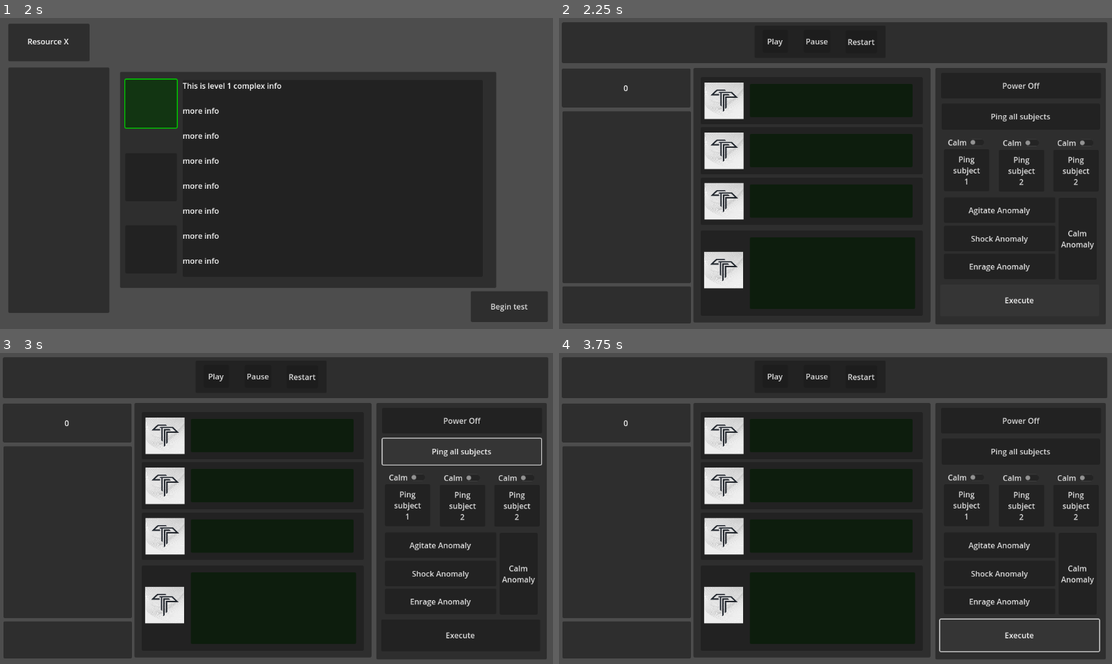
Above: before the commit, frames 1-4 (two rows, left to right).
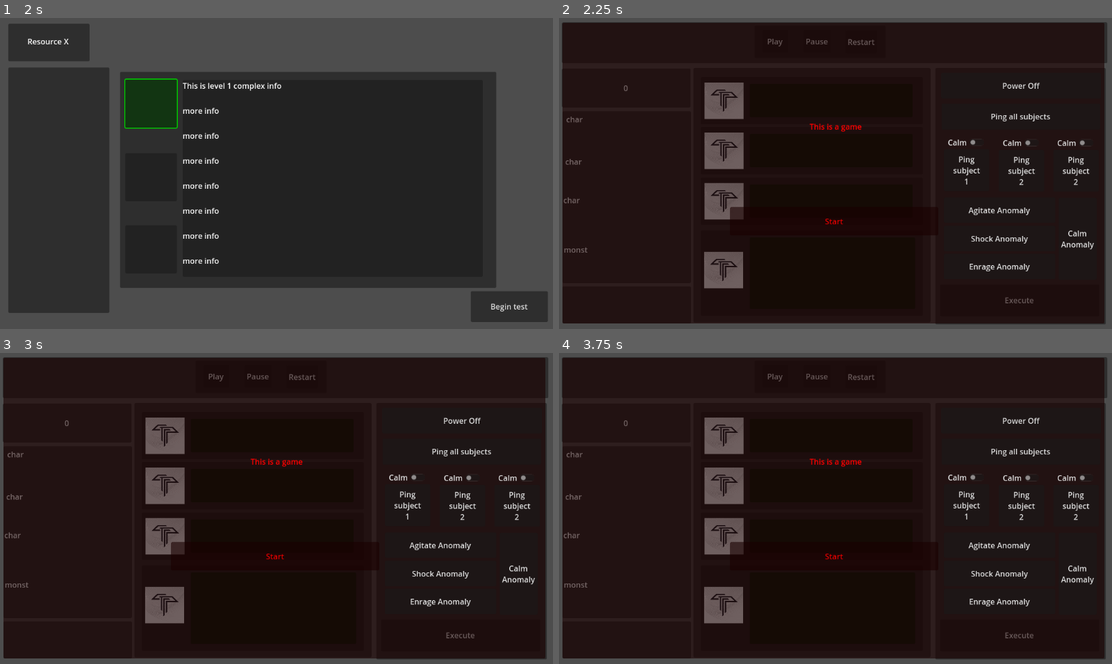
Above: after the commit, the same moments.

Repository: andrewpressman/MonsterManagement
Game: Godot game, scene res://Level Select/Level Select Screen.tscn
The game is run twice, just before and just after one commit, with the same random seed, the same clock (stepped at 60 frames per second) and the same inputs. Sound files missing from this copy of the repository are replaced by a short silence.
Inputs (mouse positions are in pixels of both pictures, inside the frame that each line leads up to):
- Up to frame 1 (2 s): click (149, 176) at 0.5 s; click (149, 105) at 1.25 s
- Up to frame 2 (2.25 s): click "Begin test" at 2 s
- Up to frame 3 (3 s): click "Ping all subjects" at 2.75 s
- Up to frame 4 (3.75 s): click "Execute" at 3.5 s

Frame 1 is identical in both runs. In frame 2, 54% of the frame differs, in the area x 0-99%, y 1-99%; in frame 3, 53%; in frame 4, 54%.

Commit message:
Changed actions to use global variables / balance & bug fixes

Diff:
--- a/Actions.gd
+++ b/Actions.gd
@@ -19,10 +19,15 @@
 var Char2Type : Button
 var Char3Trigger : Button
 var Char3Type : Button
+var AllCharTrigger : Button
 
 var executeButton: Button
 
 var selectedButton: Button  # Stores the currently selected button
+
+#Global Variables
+var IncreaseRate : int
+var DecreaseRate : int
 
 func _ready():
 	Agitate1Button = $Monster/Agitate1
@@ -41,6 +46,10 @@
 	Char2Type = $Environment/Char2Ping/PingType
 	Char3Trigger = $Environment/Char3Ping/PingTrigger
 	Char3Type = $Environment/Char3Ping/PingType
+	AllCharTrigger = $Environment/PingAll
+
+	IncreaseRate = GlobalVariables.IncreaseRate
+	DecreaseRate = GlobalVariables.DecreaseRate
 
 	GameController = get_parent()
 	# Initially, no button is selected
@@ -58,7 +67,7 @@
 	if clear:
 		selectedButton = null
 
-	for button in [Agitate1Button, Agitate2Button, Agitate3Button, CalmButton, PowerOnButton, PowerOffButton, Char1Trigger, Char2Trigger, Char3Trigger]:
+	for button in [Agitate1Button, Agitate2Button, Agitate3Button, CalmButton, PowerOnButton, PowerOffButton, Char1Trigger, Char2Trigger, Char3Trigger, AllCharTrigger]:
 		if button != selectedButton:
 			button.modulate = Color(1, 1, 1)  # Reset color
 
@@ -89,58 +98,64 @@
 func _on_Char3Trigger_pressed():
 	update_button_selection(Char3Trigger)
 
+func _on_AllCharTrigger_pressed():
+	update_button_selection(AllCharTrigger)
+
 # Callback when the "Execute" button is pressed
 func _on_execute_button_pressed():
 	if selectedButton == Agitate1Button:
-		# Increment Character1, Character2, and Character3 by 1, and decrement Monster by 1
-		GameController.UpdateStatus(1,1,1,1)
+		# ncrease all leveles at lowest rate
+		GameController.UpdateStatus(IncreaseRate,IncreaseRate,IncreaseRate,IncreaseRate)
 
 	if selectedButton == Agitate2Button:
-		# Increment Character1, Character2, and Character3 by 2, and decrement Monster by 2
-		GameController.UpdateStatus(2,2,2,2)
+		# increase all leveles at medium rate
+		GameController.UpdateStatus(1.5 * IncreaseRate,1.5 * IncreaseRate,1.5 * IncreaseRate,1.5 * IncreaseRate)
 
 	if selectedButton == Agitate3Button:
-		# Increment Character1, Character2, and Character3 by 3, and decrement Monster by 3
-		GameController.UpdateStatus(3,3,3,3)
+		# increase all leveles at max rate
+		GameController.UpdateStatus(2 * IncreaseRate,2 * IncreaseRate,2 * IncreaseRate,2 * IncreaseRate)
 
 	if selectedButton == CalmButton:
-		# Decrement Character1, Character2, and Character3 by 1, and increment Monster by 1
-		GameController.UpdateStatus(-2,-2,-2,-2)
+		# decrease all levels
+		GameController.UpdateStatus(DecreaseRate,DecreaseRate,DecreaseRate,DecreaseRate)
 
 	if selectedButton == PowerOnButton:
-		# Increment Character1, Character2, and Character3 by 1, and decrement Monster by 1
-		GameController.UpdateStatus(-1,-1,-1,0)
+		# Increment Character1, Character2, and Character3
+		GameController.UpdateStatus(DecreaseRate,DecreaseRate,DecreaseRate,0)
 		togglePower()
 
 	if selectedButton == PowerOffButton:
-		# Increment Character1, Character2, and Character3 by 1, and decrement Monster by 1
-		GameController.UpdateStatus(1,1,1,0)
+		# Increment Character1, Character2, and Character3, and decrement Monster
+		GameController.UpdateStatus(IncreaseRate,IncreaseRate,IncreaseRate,DecreaseRate)
 		togglePower()
 
-	#Triggers for specific character agitation: increase for true, decrease for false
+	#Triggers for specific character agitation: increase for true (agitate), decrease for false(calm)
 	if selectedButton == Char1Trigger:
 		if $Environment/Char1Ping.CheckType():
-			GameController.UpdateStatus(1,0,0,0)
+			GameController.UpdateStatus(IncreaseRate,0,0,0)
 		else:
-			GameController.UpdateStatus(-1,0,0,0)
+			GameController.UpdateStatus(DecreaseRate,0,0,0)
 
 	if selectedButton == Char2Trigger:
 		if $Environment/Char2Ping.CheckType():
-			GameController.UpdateStatus(0,1,0,0)
+			GameController.UpdateStatus(0,IncreaseRate,0,0)
 		else:
-			GameController.UpdateStatus(0,-1,0,0)
+			GameController.UpdateStatus(0,DecreaseRate,0,0)
 
 	if selectedButton == Char3Trigger:
 		if $Environment/Char3Ping.CheckType():
-			GameController.UpdateStatus(0,0,1,0)
+			GameController.UpdateStatus(0,0,IncreaseRate,0)
 		else:
-			GameController.UpdateStatus(0,0,-1,0)
+			GameController.UpdateStatus(0,0,DecreaseRate,0)
+
+	if(selectedButton == AllCharTrigger):
+		GameController.UpdateStatus(0,0,DecreaseRate,0)
 
 	if CheckPower:
 		#if power is off, increment all characters by 1 extra
-		GameController.UpdateStatus(-1,-1,-1,0)
+		GameController.UpdateStatus(DecreaseRate,DecreaseRate,DecreaseRate,0)
 	else:
-		GameController.UpdateStatus(1,1,1,1)
+		GameController.UpdateStatus(IncreaseRate / 2,IncreaseRate / 2,IncreaseRate / 2,IncreaseRate / 2)
 
 	# Reset the button selection
 	unselectButtions(true)
--- a/Clock.gd
+++ b/Clock.gd
@@ -1,17 +1,12 @@
 extends Timer
 
 var GameController: Node2D
-var GreenRate : int
-var YellowRate : int
-var RedRate : int
-
+var IncreaseRate : int
 
 # Called when the node enters the scene tree for the first time.
 func _ready():
 	#declare global variables
-	GreenRate = GlobalVariables.GreenRate
-	YellowRate = GlobalVariables.YellowRate
-	RedRate = GlobalVariables.RedRate
+	IncreaseRate = GlobalVariables.IncreaseRate
 
 func _on_timer_timeout():
 	# Generate a random number between 1 and 100
@@ -20,17 +15,17 @@
 
 	match CharacterTrack:
 		1:
-			GameController.UpdateStatus(GreenRate,0,0,0)
+			GameController.UpdateStatus(IncreaseRate,0,0,0)
 		2:
-			GameController.UpdateStatus(0,GreenRate,0,0)
+			GameController.UpdateStatus(0,IncreaseRate,0,0)
 		3:
-			GameController.UpdateStatus(0,0,GreenRate,0)
+			GameController.UpdateStatus(0,0,IncreaseRate,0)
 
 	match MonsterTrack:
 		1:
-			GameController.UpdateStatus(0,0,0,GreenRate)
+			GameController.UpdateStatus(0,0,0,IncreaseRate)
 		4:
-			GameController.UpdateStatus(0,0,0,GreenRate * 2)
+			GameController.UpdateStatus(0,0,0,IncreaseRate * 2)
 
 func Start():
 	start()
--- a/Game Screen.tscn
+++ b/Game Screen.tscn
@@ -301,8 +301,39 @@
 offset_right = 274.0
 offset_bottom = 551.0
 
+[node name="Label1" type="Label" parent="Extra"]
+layout_mode = 0
+offset_left = 8.0
+offset_top = 5.0
+offset_right = 258.0
+offset_bottom = 83.0
+text = "char"
+
+[node name="Label2" type="Label" parent="Extra"]
+layout_mode = 0
+offset_left = 6.0
+offset_top = 93.0
+offset_right = 240.0
+offset_bottom = 150.0
+text = "char"
+
+[node name="Label3" type="Label" parent="Extra"]
+layout_mode = 0
+offset_left = 2.0
+offset_top = 173.0
+offset_right = 255.0
+offset_bottom = 240.0
+text = "char"
+
+[node name="Label4" type="Label" parent="Extra"]
+layout_mode = 0
+offset_left = 3.0
+offset_top = 276.0
+offset_right = 255.0
+offset_bottom = 337.0
+text = "monst"
+
 [node name="Menu" type="Node2D" parent="."]
-visible = false
 
 [node name="MenuBox" type="Panel" parent="Menu"]
 offset_left = 7.0
@@ -349,6 +380,7 @@
 vertical_alignment = 1
 
 [connection signal="timeout" from="Clock" to="Clock" method="_on_timer_timeout"]
+[connection signal="pressed" from="Actions/Environment/PingAll" to="Actions" method="_on_AllCharTrigger_pressed"]
 [connection signal="pressed" from="Actions/Environment/Power/PowerOn" to="Actions" method="_on_PowerOn_pressed"]
 [connection signal="pressed" from="Actions/Environment/Power/PowerOff" to="Actions" method="_on_PowerOff_pressed"]
 [connection signal="toggled" from="Actions/Environment/Char1Ping/PingType" to="Actions/Environment/Char1Ping" method="_on_check_button_toggled"]
--- a/GameController.gd
+++ b/GameController.gd
@@ -6,9 +6,8 @@
 var RedThreshold : int
 var MaxState : int
 
-var GreenRate : int
-var YellowRate : int
-var RedRate : int
+var IncreaseRate : int
+var DecreaseRate : int
 
 # calm, scared, panic dead
 var Character1 : int
@@ -24,10 +23,15 @@
 var character3_node
 var monster_node
 
-#Temp Menu Settings
+#Temp Settings/controls
 var Menu_Node
 var GameOver
 var Start : Button
+var Extra : Panel
+var l1 : Label
+var l2 : Label
+var l3 : Label
+var l4 : Label
 
 #Score Settings
 var GameState
@@ -43,7 +47,7 @@
 	character3_node = $HealthMonitor/Character3
 	monster_node = $HealthMonitor/Monster
 
-	#Menu loading
+	#Temp Stuff
 	Menu_Node = $Menu/MenuBox
 	GameOver = $Menu/MenuBox/GameOver
 	GameOver.hide()
@@ -51,16 +55,18 @@
 	Menu_Node.modulate = Color(1, 0, 0) # Red
 	FinalScore = $Menu/MenuBox/FinalScore
 	FinalScore.hide()
+	l1 = $Extra/Label1
+	l2 = $Extra/Label2
+	l3 = $Extra/Label3
+	l4 = $Extra/Label4
 
 	#declare global variables
 	MinState = GlobalVariables.MinState
 	YellowThreshold = GlobalVariables.MinState
-	RedThreshold = GlobalVariables.MinState
-	MaxState = GlobalVariables.MinState
-	GreenRate = GlobalVariables.MinState
-	YellowRate = GlobalVariables.MinState
-	RedRate = GlobalVariables.MinState
-
+	RedThreshold = GlobalVariables.RedThreshold
+	MaxState = GlobalVariables.MaxState
+	IncreaseRate = GlobalVariables.IncreaseRate
+	DecreaseRate = GlobalVariables.DecreaseRate
 	# TEMP
 	Character1 = MinState
 	Character2 = MinState
@@ -99,21 +105,19 @@
 		Monster = MaxState * 100
 
 func UpdateStatus(char1:int, char2:int, char3:int, monster:int):
+	print(Character1)
 	Character1 += char1
+	print(Character1)
 	Character2 += char2
 	Character3 += char3
 	Monster += monster
 	clamp_values()
 
 	#debug
-	#print("Character 1 value:", Character1)
-	#print("Character 1 change:", char1)
-	#print("Character 2 value:", Character2)
-	#print("Character 2 change:", char2)
-	#print("Character 3 value:", Character3)
-	#print("Character 3 change:", char3)
-	#print("Monster value:", Monster)
-	#print("Monster change:", monster)
+	l1.text = "char1 " + str(Character1)
+	l2.text = "char2 " + str(Character1)
+	l3.text = "char3 " + str(Character1)
+	l4.text = "Monster " + str(Monster)
 	print("Update ran")
 
 	character1_node.update_panel_color(Character1)
--- a/global_variables.gd
+++ b/global_variables.gd
@@ -5,6 +5,5 @@
 var RedThreshold : int = 60
 var MaxState : int = 90
 
-var GreenRate : int = 10
-var YellowRate : int = 0
-var RedRate : int = 0
+var IncreaseRate : int = 10
+var DecreaseRate : int = -10
